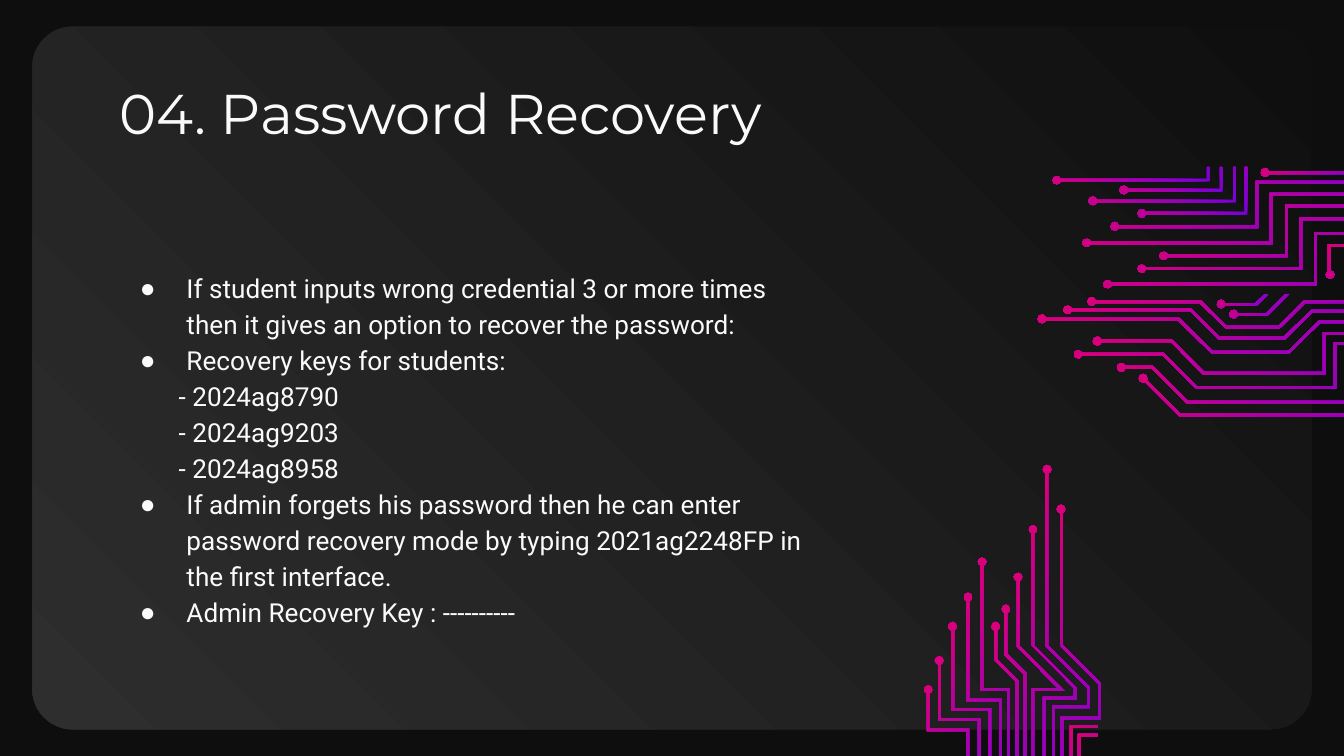
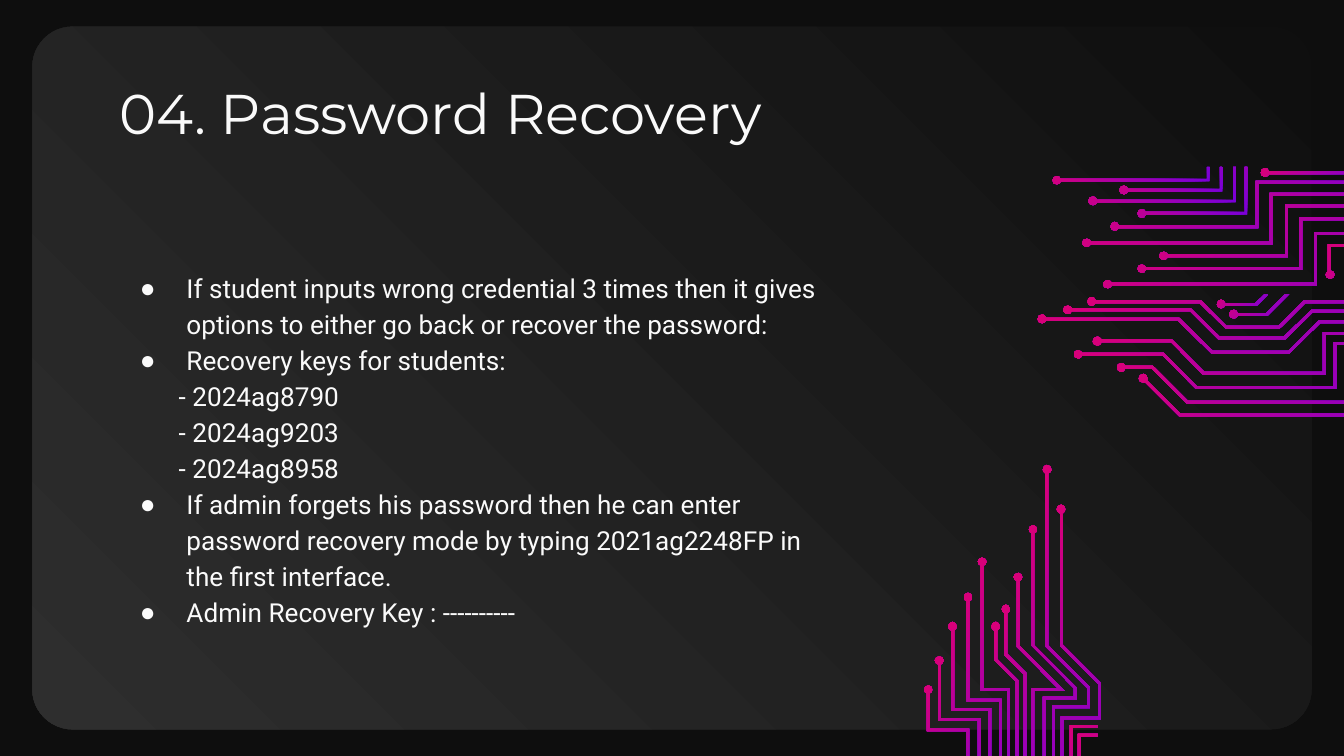
Before and after one commit to ahmad-maqsood/Learning-Management-System-CPP, a slide deck: slide 9 of PD/LMS PROJECT PPT.pptx. Drawn at 1344x756 pixels with LibreOffice and Linux fonts; fonts in the diff are those of the drawing. Boxes give left, top, right and bottom in pixels: in the first picture for what was removed or moved away, otherwise in the second. Text is boxed around its words. In the diff, an @@ line names an element or a change of style, - is before the commit and + after.

```diff
--- a/PD/LMS PROJECT PPT.pptx
+++ b/PD/LMS PROJECT PPT.pptx
@@ subtitle at bbox=[186, 278, 815, 340]: text changed @@
-● If student inputs wrong credential 3 or more times then it gives an option to recover the password:
+● If student inputs wrong credential 3 times then it gives options to either go back or recover the password:
```
Also in this commit, not shown: 2 other files.
